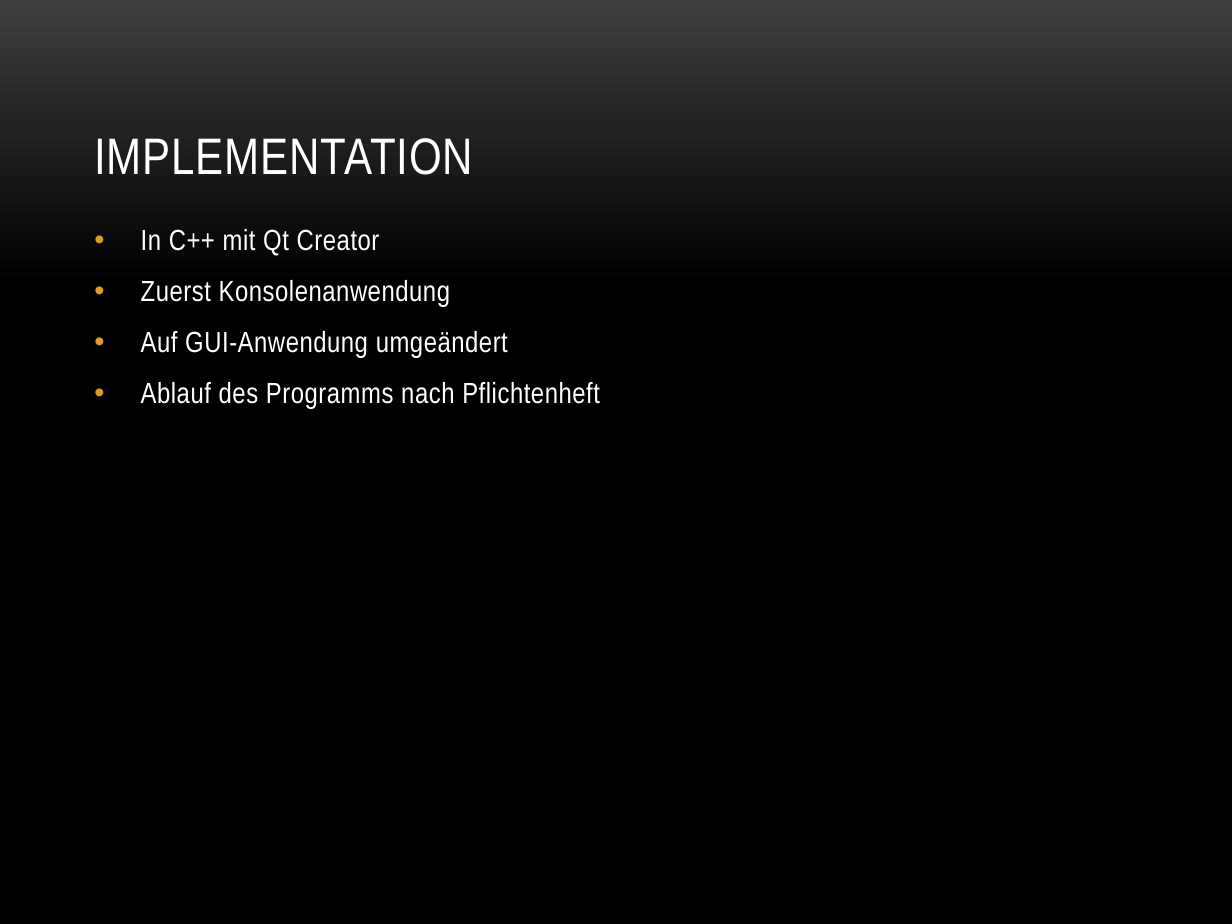
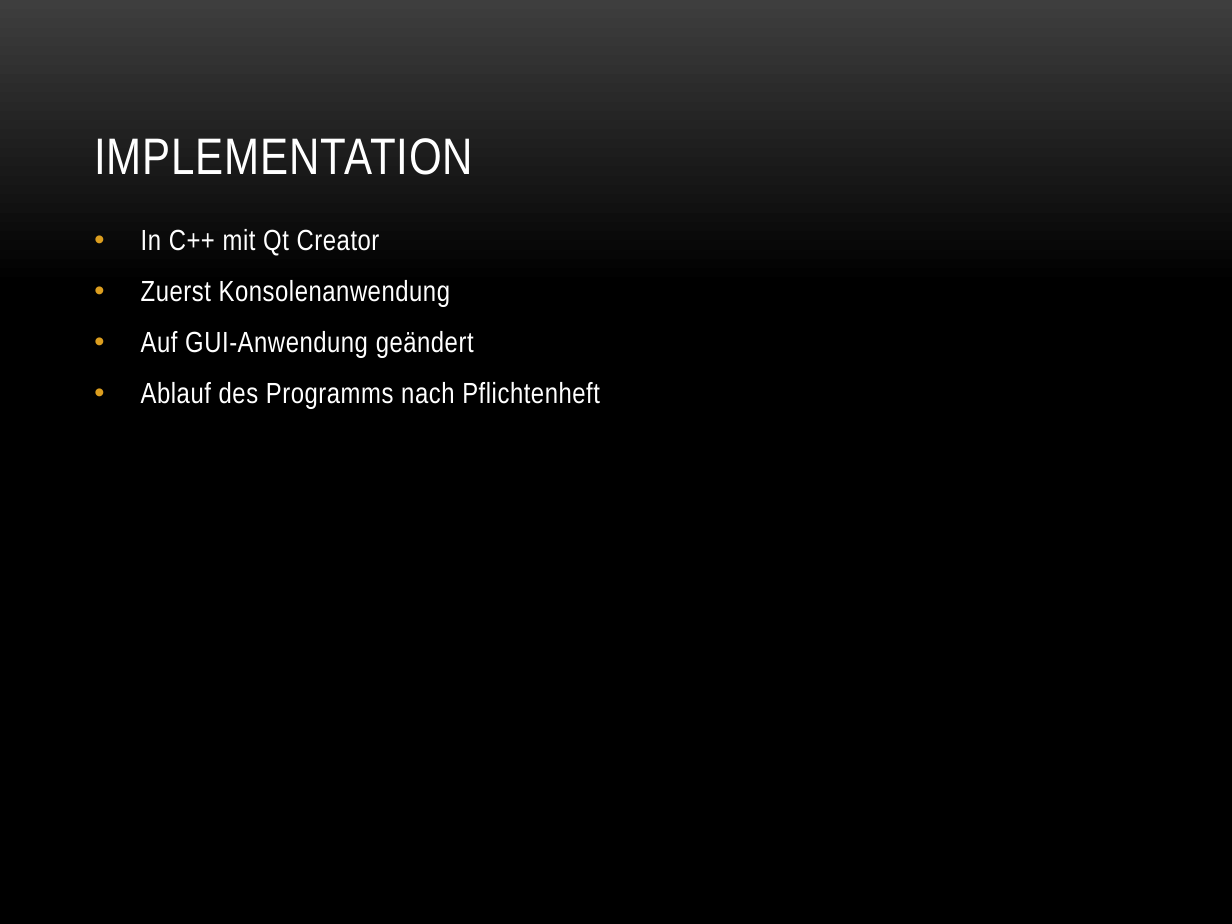
Before and after one commit to baertschi/Puzzle, a slide deck: slide 14 of Doku/Puzzle.pptx. Drawn at 1232x924 pixels with LibreOffice and Linux fonts; fonts in the diff are those of the drawing; background and template pictures are left out. Boxes give left, top, right and bottom in pixels: in the first picture for what was removed or moved away, otherwise in the second. Text is boxed around its words. In the diff, an @@ line names an element or a change of style, - is before the commit and + after.

```diff
--- a/Doku/Puzzle.pptx
+++ b/Doku/Puzzle.pptx
@@ text at [141,331,474,358]: text changed @@
-• Auf GUI-Anwendung umgeändert
+• Auf GUI-Anwendung geändert
```
Also in this commit, not shown: 9 other slides changed, 2 slides removed, 1 other file.
